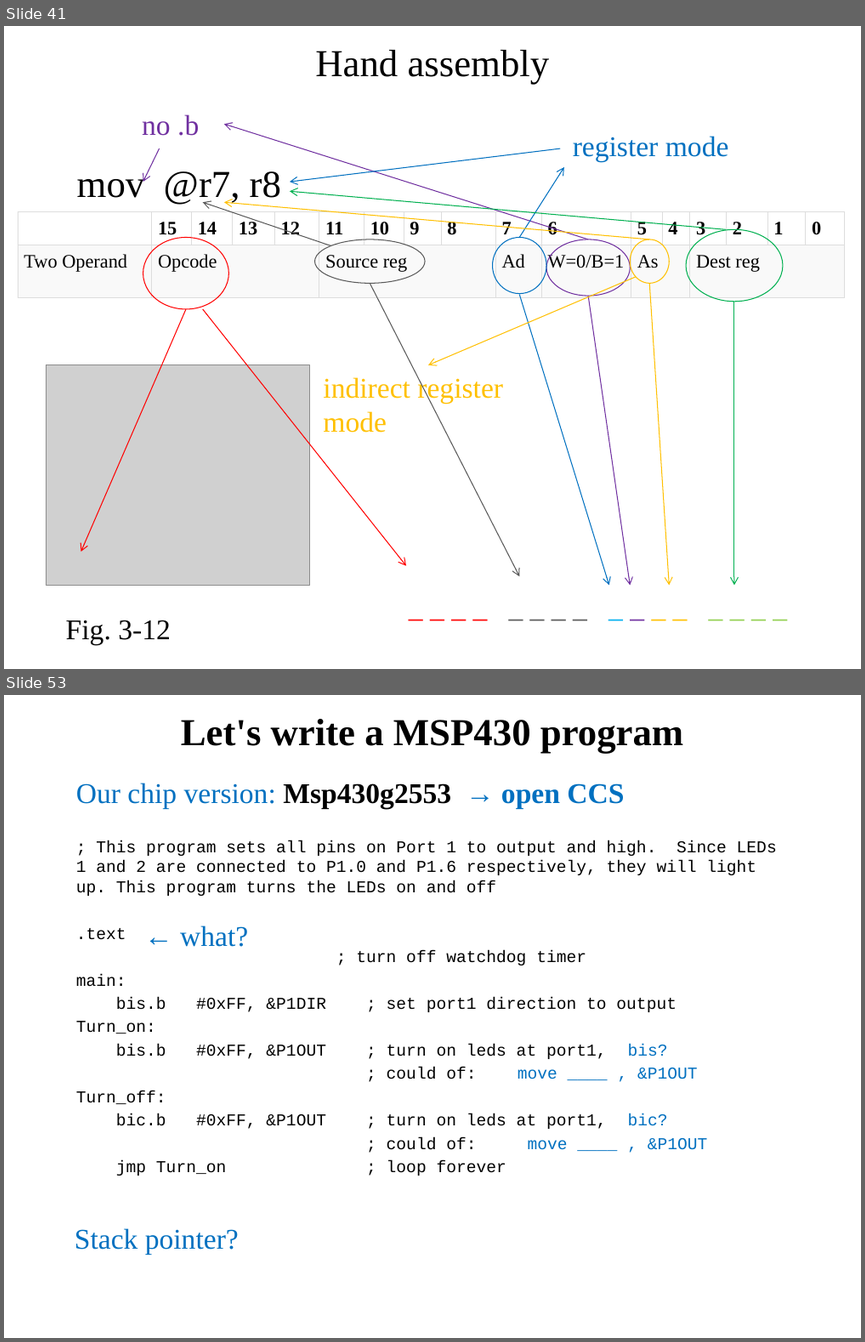
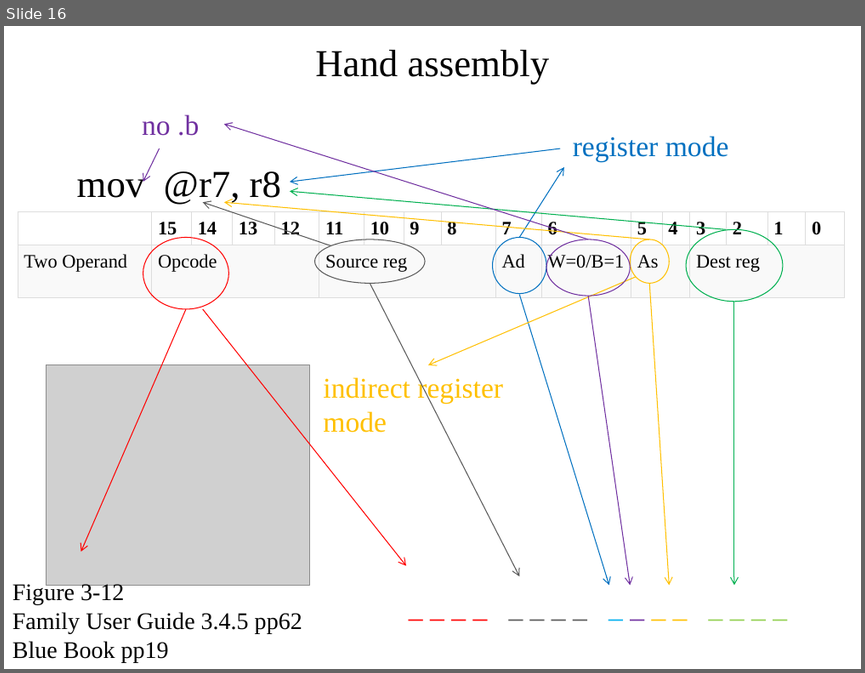
Before and after one commit to pw4rn3r/ECE382, a slide deck: notes/L4/Lsn4.pptx. Shown one above the other, each under a label of ours: slides 41 and 53 before the commit, slide 16 after it; the slides between them are not shown. The pictures are 865x1342 and 865x673 pixels, drawn with LibreOffice and Linux fonts; fonts in the diff are those of the drawing; grey boxes stand for pictures. Boxes give left, top, right and bottom in pixels: in the first picture for what was removed or moved away, otherwise in the second. Text is boxed around its words. In the diff, an @@ line names an element or a change of style, - is before the commit and + after.

```diff
--- a/notes/L4/Lsn4.pptx
+++ b/notes/L4/Lsn4.pptx
@@ slide 53 removed at <box>4,695,861,1338</box>, background #FFFFFF @@
@@ title removed at <box>181,719,683,754</box> @@
-Let's write a MSP430 program
@@ text removed at <box>76,783,777,1175</box> @@
-  Our chip version: Msp430g2553 → open CCS
-; This program sets all pins on Port 1 to output and high. Since LEDs 1 and 2 are connected to P1.0 and P1.6 respectively, they will light up. This program turns the LEDs on and off
-.text
-; turn off watchdog timer
-main:
-bis.b #0xFF, &P1DIR ; set port1 direction to output
-Turn_on:
-bis.b #0xFF, &P1OUT ; turn on leds at port1, bis?
-; could of: move ____ , &P1OUT
-Turn_off:
-bic.b #0xFF, &P1OUT ; turn on leds at port1, bic?
-; could of: move ____ , &P1OUT
-jmp Turn_on ; loop forever
@@ text removed at <box>180,925,248,947</box> @@
-← what?
@@ text removed at <box>75,1228,239,1253</box> @@
-Stack pointer?
@@ what was slide 41 is now slide 16 @@
@@ slide 16 changed as well @@
@@ text added at <box>12,582,302,662</box>, 20 pt, text #000000 @@
+Figure 3-12
+Family User Guide 3.4.5 pp62
+Blue Book pp19
@@ text removed at <box>66,619,171,644</box> @@
-Fig. 3-12
```
Also in this commit, not shown: 4 other slides changed, 24 other slides removed, 1 other file.
